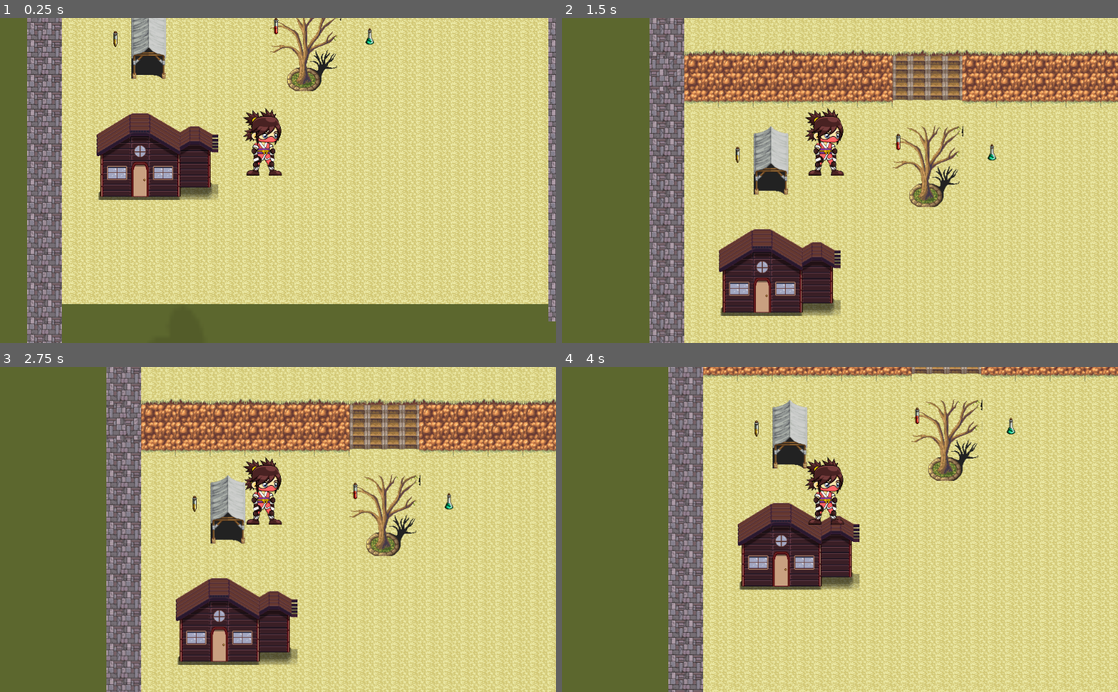
Above: before the commit, frames 1-4 (two rows, left to right).
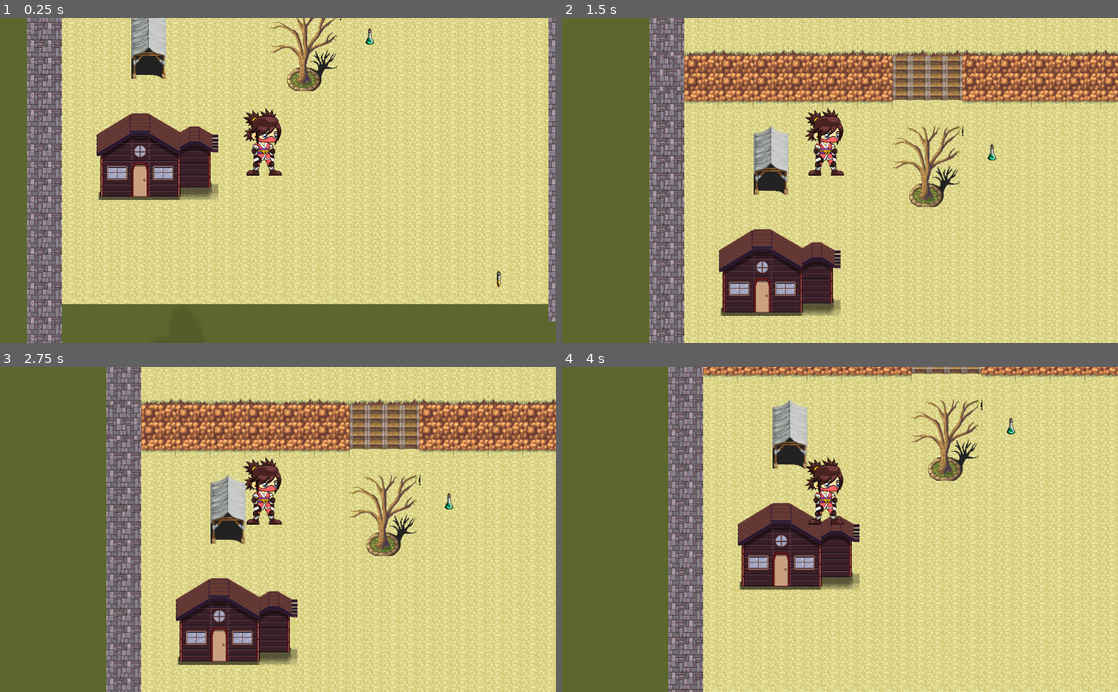
Above: after the commit, the same moments.

Repository: gina-vj/boss
Game: Godot game, scene res://Main.tscn
The game is run twice, just before and just after one commit, with the same random seed, the same clock (stepped at 60 frames per second) and the same inputs.
Inputs:
- Up to frame 1 (0.25 s): no input
- Up to frame 2 (1.5 s): tap Enter at 0.5 s; hold Up (move_up) from 0.53 s (still down)
- Up to frame 3 (2.75 s): tap Space at 2 s; release Up (move_up) at 2.03 s; hold Left (move_left) from 2.03 s (still down)
- Up to frame 4 (4 s): tap Enter at 2.75 s; tap Space at 3.5 s; release Left (move_left) at 3.53 s; hold Down (move_down) from 3.53 s (still down)

The runs differ from the first frame. In frame 1, 0.1% of the frame differs, in the area x 20-91%, y 0-83%; in frame 2, less than 0.1%; in frame 3, less than 0.1%; in frame 4, less than 0.1%.

Commit message:
Agregar un item con popup rústico. Faltaría generar una abstracción de item "tomable" y de ahí instanciar otros.

Diff:
--- a/Gina-Boss/Main.tscn
+++ b/Gina-Boss/Main.tscn
@@ -10,6 +10,7 @@
 [ext_resource path="res://entities/item/Item1.tscn" type="PackedScene" id=8]
 [ext_resource path="res://entities/item/Item2.tscn" type="PackedScene" id=9]
 [ext_resource path="res://entities/item/Item3.tscn" type="PackedScene" id=10]
+[ext_resource path="res://entities/player/TakePopup.gd" type="Script" id=11]
 
 [sub_resource type="TileSet" id=1]
 0/name = "hyptosis_tile-art-batch-3.png 0"
@@ -370,14 +371,49 @@
 [node name="Camara" type="Camera2D" parent="Environment/Gina"]
 current = true
 
-[node name="ItemSpawn" type="Node2D" parent="Environment"]
-z_index = 4
-
-[node name="item1" parent="Environment/ItemSpawn" instance=ExtResource( 8 )]
-
-[node name="Item2" parent="Environment/ItemSpawn" instance=ExtResource( 9 )]
-
-[node name="Item3" parent="Environment/ItemSpawn" instance=ExtResource( 10 )]
+[node name="CanvasLayer" type="CanvasLayer" parent="Environment/Gina"]
+offset = Vector2( 0, 32 )
+transform = Transform2D( 1, 0, 0, 1, 0, 32 )
+
+[node name="TakePopup" type="Popup" parent="Environment/Gina/CanvasLayer"]
+show_behind_parent = true
+margin_left = 348.192
+margin_top = 201.557
+margin_right = 548.192
+margin_bottom = 271.557
+script = ExtResource( 11 )
+__meta__ = {
+"_edit_use_anchors_": false
+}
+
+[node name="RichTextLabel" type="Label" parent="Environment/Gina/CanvasLayer/TakePopup"]
+margin_right = 183.0
+margin_bottom = 40.0
+custom_colors/font_color = Color( 0, 0, 0, 1 )
+text = "¿Querés agarrar este objeto?"
+__meta__ = {
+"_edit_use_anchors_": false
+}
+
+[node name="ToolButton" type="ToolButton" parent="Environment/Gina/CanvasLayer/TakePopup"]
+margin_left = 56.0
+margin_top = 16.0
+margin_right = 106.0
+margin_bottom = 38.0
+text = "Si"
+__meta__ = {
+"_edit_use_anchors_": false
+}
+
+[node name="ItemSpawn" type="Node" parent="Environment"]
+
+[node name="Vacuna1" parent="Environment/ItemSpawn" instance=ExtResource( 8 )]
+position = Vector2( 868.996, 562.128 )
+
+[node name="Vacuna2" parent="Environment/ItemSpawn" instance=ExtResource( 9 )]
+
+[node name="Vacuna3" parent="Environment/ItemSpawn" instance=ExtResource( 10 )]
+visible = false
 
 [node name="CanvasLayer" type="CanvasLayer" parent="."]
 layer = -1
@@ -386,3 +422,8 @@
 position = Vector2( 2710.56, 488.111 )
 scale = Vector2( 6.79227, 8.4218 )
 texture = ExtResource( 2 )
+
+[connection signal="close_item_popup" from="Environment/Gina" to="Environment/Gina/CanvasLayer/TakePopup" method="_on_Gina_close_item_popup"]
+[connection signal="open_item_popup" from="Environment/Gina" to="Environment/Gina/CanvasLayer/TakePopup" method="_on_Gina_open_item_popup"]
+[connection signal="item_taken" from="Environment/Gina/CanvasLayer/TakePopup" to="Environment/Gina" method="_on_TakePopup_item_taken"]
+[connection signal="pressed" from="Environment/Gina/CanvasLayer/TakePopup/ToolButton" to="Environment/Gina/CanvasLayer/TakePopup" method="_on_ToolButton_pressed"]
--- /dev/null
+++ b/Gina-Boss/entities/item/DetectionArea.gd
@@ -0,0 +1,5 @@
+extends Area2D
+
+func _input(event):
+	if event.is_action_pressed("show_detection_area_turret"):
+		green_circle.visible = !green_circle.visible
--- a/Gina-Boss/entities/item/Item1.tscn
+++ b/Gina-Boss/entities/item/Item1.tscn
@@ -1,15 +1,32 @@
-[gd_scene load_steps=4 format=2]
+[gd_scene load_steps=5 format=2]
 
-[ext_resource path="res://entities/item/Item.tscn" type="PackedScene" id=1]
 [ext_resource path="res://assets/item/Icon2.png" type="Texture" id=2]
+[ext_resource path="res://entities/item/Vacuna1.gd" type="Script" id=3]
 
 [sub_resource type="CapsuleShape2D" id=1]
 
-[node name="Item" instance=ExtResource( 1 )]
+[sub_resource type="CapsuleShape2D" id=2]
+radius = 13.4294
+
+[node name="Vacuna1" type="KinematicBody2D"]
 position = Vector2( 163, 119 )
+script = ExtResource( 3 )
 
-[node name="body" parent="." index="0"]
+[node name="body" type="Sprite" parent="."]
 texture = ExtResource( 2 )
 
-[node name="CollisionShape2D" parent="." index="1"]
+[node name="CollisionShape2D" type="CollisionShape2D" parent="."]
+z_index = 7
 shape = SubResource( 1 )
+
+[node name="DetectionArea" type="Area2D" parent="."]
+collision_layer = 2
+collision_mask = 2
+
+[node name="CollisionShape2D" type="CollisionShape2D" parent="DetectionArea"]
+shape = SubResource( 2 )
+
+[node name="Forma" type="Sprite" parent="DetectionArea"]
+
+[connection signal="body_entered" from="DetectionArea" to="." method="_on_DetectionArea_body_entered"]
+[connection signal="body_exited" from="DetectionArea" to="." method="_on_DetectionArea_body_exited"]
--- a/Gina-Boss/entities/item/Item2.tscn
+++ b/Gina-Boss/entities/item/Item2.tscn
@@ -1,10 +1,15 @@
 [gd_scene load_steps=3 format=2]
 
-[ext_resource path="res://entities/item/Item.tscn" type="PackedScene" id=1]
 [ext_resource path="res://assets/item/Icon3.png" type="Texture" id=2]
 
-[node name="Item" instance=ExtResource( 1 )]
+[sub_resource type="CapsuleShape2D" id=1]
+
+[node name="Vacuna2" type="KinematicBody2D"]
 position = Vector2( 631, 114 )
 
-[node name="body" parent="." index="0"]
+[node name="body" type="Sprite" parent="."]
 texture = ExtResource( 2 )
+
+[node name="CollisionShape2D" type="CollisionShape2D" parent="."]
+z_index = 7
+shape = SubResource( 1 )
--- a/Gina-Boss/entities/item/Item3.tscn
+++ b/Gina-Boss/entities/item/Item3.tscn
@@ -1,10 +1,15 @@
 [gd_scene load_steps=3 format=2]
 
-[ext_resource path="res://entities/item/Item.tscn" type="PackedScene" id=1]
 [ext_resource path="res://assets/item/Icon1.png" type="Texture" id=2]
 
-[node name="Item" instance=ExtResource( 1 )]
+[sub_resource type="CapsuleShape2D" id=1]
+
+[node name="Vacuna3" type="KinematicBody2D"]
 position = Vector2( 458, 95 )
 
-[node name="body" parent="." index="0"]
+[node name="body" type="Sprite" parent="."]
 texture = ExtResource( 2 )
+
+[node name="CollisionShape2D" type="CollisionShape2D" parent="."]
+z_index = 7
+shape = SubResource( 1 )
--- /dev/null
+++ b/Gina-Boss/entities/item/Vacuna1.gd
@@ -0,0 +1,18 @@
+extends KinematicBody2D
+class_name Vacuna
+
+onready var detection_area = $DetectionArea
+
+func _ready():
+	pass
+
+func initialize(container, my_position):
+	container.add_child(self)
+	global_position = my_position
+
+func _on_DetectionArea_body_entered(body):
+	body.item_detected(self)
+
+
+func _on_DetectionArea_body_exited(body):
+	body.item_not_detected()
--- a/Gina-Boss/entities/player/Gina.gd
+++ b/Gina-Boss/entities/player/Gina.gd
@@ -1,12 +1,9 @@
 extends KinematicBody2D
 class_name Player
-
-signal hit()
-signal dead()
-
+signal open_item_popup()
+signal close_item_popup()
 
 onready var state_machine = $StateMachine
-
 
 const FLOOR_NORMAL := Vector2.UP
 const SNAP_DIRECTION := Vector2.DOWN
@@ -27,7 +24,7 @@
 var move_direction_x:int = 0
 var move_direction_y:int = 0
 var stop_on_slope:bool = true
-
+var bag:Array = []
 
 func _ready():
 	state_machine.set_parent(self)
@@ -52,3 +49,16 @@
 
 func _remove():
 	pass
+
+func item_detected(item):
+	emit_signal("open_item_popup", item)
+
+
+func item_not_detected():
+	emit_signal("close_item_popup")
+
+func _on_TakePopup_item_taken(item):
+	bag.append(item)
+	item.hide()
+	#Acá lo que queremos no es ocultarlo ni removerlo, es tener la referencia
+	#al tipo de objeto para poder instanciarlo cuando querramos lanzarlo
--- a/Gina-Boss/entities/player/Gina.tscn
+++ b/Gina-Boss/entities/player/Gina.tscn
@@ -12,6 +12,7 @@
 
 [node name="Gina" type="KinematicBody2D"]
 position = Vector2( 462, 380 )
+collision_layer = 2
 script = ExtResource( 4 )
 
 [node name="StateMachine" type="Node" parent="."]
--- /dev/null
+++ b/Gina-Boss/entities/player/TakePopup.gd
@@ -0,0 +1,16 @@
+extends Popup
+signal item_taken()
+
+var selectedItem
+
+func _on_Gina_open_item_popup(item):
+	selectedItem = item
+	popup_centered_clamped()
+
+func _on_Gina_close_item_popup():
+	selectedItem = null
+	visible = false
+
+func _on_ToolButton_pressed():
+	emit_signal("item_taken", selectedItem)
+	visible = false
--- a/Gina-Boss/project.godot
+++ b/Gina-Boss/project.godot
@@ -13,9 +13,15 @@
 "class": "Player",
 "language": "GDScript",
 "path": "res://entities/player/Gina.gd"
+}, {
+"base": "KinematicBody2D",
+"class": "Vacuna",
+"language": "GDScript",
+"path": "res://entities/item/Vacuna1.gd"
 } ]
 _global_script_class_icons={
-"Player": ""
+"Player": "",
+"Vacuna": ""
 }
 
 [application]
Not shown: 4 places in Gina-Boss/Main.tscn that only renumber resources
